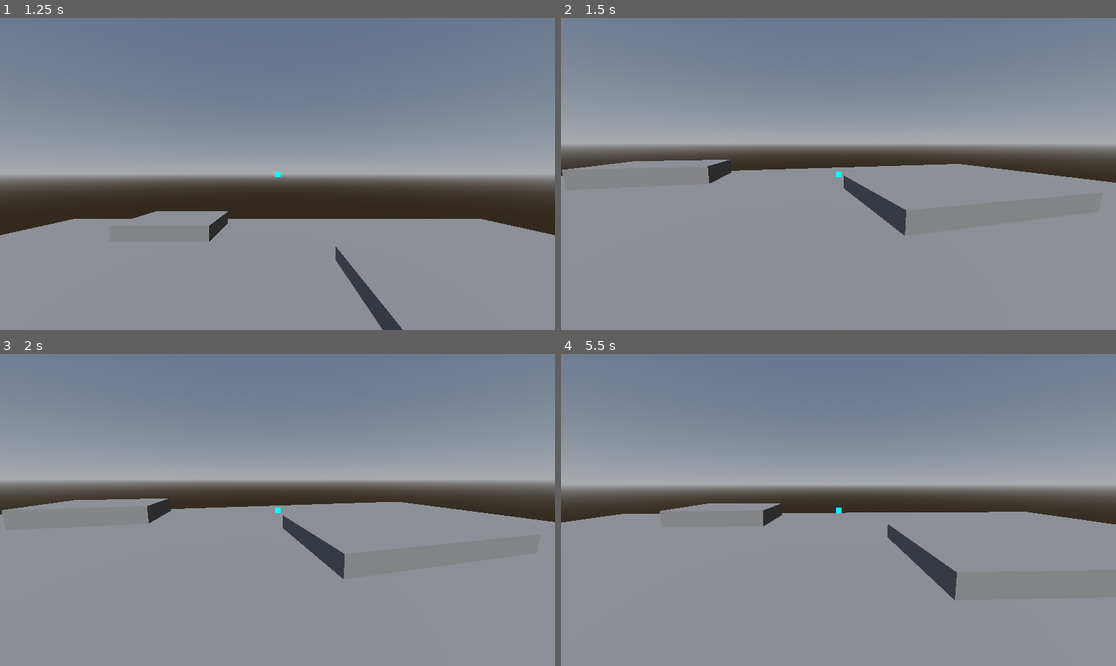
Above: before the commit, frames 1-4 (two rows, left to right).
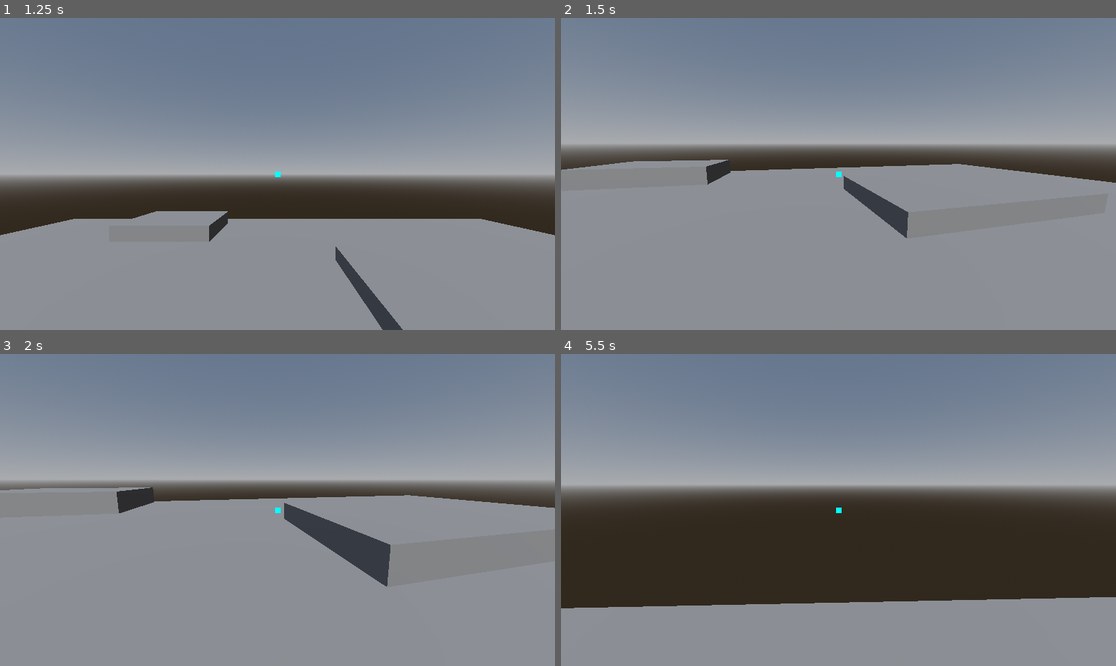
Above: after the commit, the same moments.

Repository: piperinnshall/cgra359-technology-demonstration
Game: Godot game, scene res://src/scenes/main.tscn
Same seed, same stepped clock (60 frames per second), same inputs: the game is played once before the commit and once after it.
Inputs (mouse positions are in pixels of both pictures, inside the frame that each line leads up to):
- Up to frame 1 (1.25 s): click "PLAY" at 0.5 s
- Up to frame 2 (1.5 s): tap Enter at 1.25 s; move the mouse to (866, 174) at 1.27 s; hold W (player_forward) from 1.28 s (still down); tap Space (player_jump) at 1.35 s
- Up to frame 3 (2 s): keep holding W (player_forward); tap Space (player_jump) at 1.52, 1.82 s
- Up to frame 4 (5.5 s): keep holding W (player_forward); move the mouse to (810, 510) at 2.02 s; tap Enter at 2.1, 4.35 s; tap Space (player_jump) at 2.27, 2.3, 2.57, 3.05, 3.6, 3.77, 4.07, 4.52, 4.55, 4.82, 5.27, 5.3 s; move the mouse to (849, 503) at 2.77 s; tap F at 2.85, 5.1 s; move the mouse to (832, 516) at 3.52 s; move the mouse to (877, 513) at 4.27 s; move the mouse to (794, 506) at 5.02 s

Frame 1 is identical in both runs. In frame 2, 0.2% of the frame differs, in the area x 0-100%, y 45-71%; in frame 3, 5.7%; in frame 4, 29%, in the area x 0-100%, y 47-82%.

Commit message:
chore: Create base character controller

Diff:
--- a/src/scripts/characters/player.gd
+++ b/src/scripts/characters/player.gd
@@ -1,8 +1,15 @@
 extends CharacterBody3D
 
+const MAX_MOUSE_DELTA := 50.0
+
 @export var sensitivity := 0.005
-@export var max_delta := 50.0
+
+@export_category("Movement")
+@export var speed := 4.0
+@export var acceleration := 60.0
 @export var jump_velocity := 4.5
+@export var air_control := 5.0
+@export var air_drag := 2.0
 
 @onready var pivot: Node3D = $Pivot
 @onready var camera: Camera3D = $Pivot/Camera
@@ -10,20 +17,32 @@
 func _unhandled_input(event: InputEvent) -> void:
     if event is InputEventMouseMotion and Input.mouse_mode == Input.MOUSE_MODE_CAPTURED:
         # Clamp unusually large mouse deltas to prevent sudden camera flips.
-        var dx := clampf(event.relative.x, -max_delta, max_delta)
-        var dy := clampf(event.relative.y, -max_delta, max_delta)
+        var dx := clampf(event.relative.x, -MAX_MOUSE_DELTA, MAX_MOUSE_DELTA)
+        var dy := clampf(event.relative.y, -MAX_MOUSE_DELTA, MAX_MOUSE_DELTA)
         pivot.rotate_y(-dx * sensitivity)
         camera.rotate_x(-dy * sensitivity)
-        camera.rotation.x = clamp(camera.rotation.x, deg_to_rad(-80), deg_to_rad(90))
+        camera.rotation.x = clampf(camera.rotation.x, deg_to_rad(-90), deg_to_rad(90))
 
 func _physics_process(delta: float) -> void:
-    if not is_on_floor():
+    var grounded := is_on_floor()
+
+    if not grounded:
         velocity += get_gravity() * delta
 
-    if Input.is_action_just_pressed("player_jump") and is_on_floor():
+    if grounded and Input.is_action_just_pressed("player_jump"):
         velocity.y = jump_velocity
 
     var input := Input.get_vector("player_left", "player_right", "player_forward", "player_back")
-    var _direction := (pivot.transform.basis * Vector3(input.x, 0, input.y)).normalized()
+    var direction := (pivot.transform.basis * Vector3(input.x, 0, input.y)).normalized()
+    var target_velocity := direction * speed
+    var h_velocity := Vector3(velocity.x, 0, velocity.z)
 
+    var control := acceleration if grounded else air_drag
+    h_velocity = h_velocity.move_toward(target_velocity, control * delta)
+
+    if not grounded and direction:
+        h_velocity = h_velocity.move_toward(target_velocity, air_control * delta)
+
+    velocity.x = h_velocity.x
+    velocity.z = h_velocity.z
     move_and_slide()
--- a/src/scripts/coordinators/game_coordinator.gd
+++ b/src/scripts/coordinators/game_coordinator.gd
@@ -33,8 +33,7 @@
     Input.mouse_mode = Input.MOUSE_MODE_CAPTURED
     _scenes.change(
         START_LEVEL,
-        func():
-            _ui.change(UIState.HUD)
+        func(): _ui.change(UIState.HUD)
     )
 
 func on_quit_pressed() -> void:
